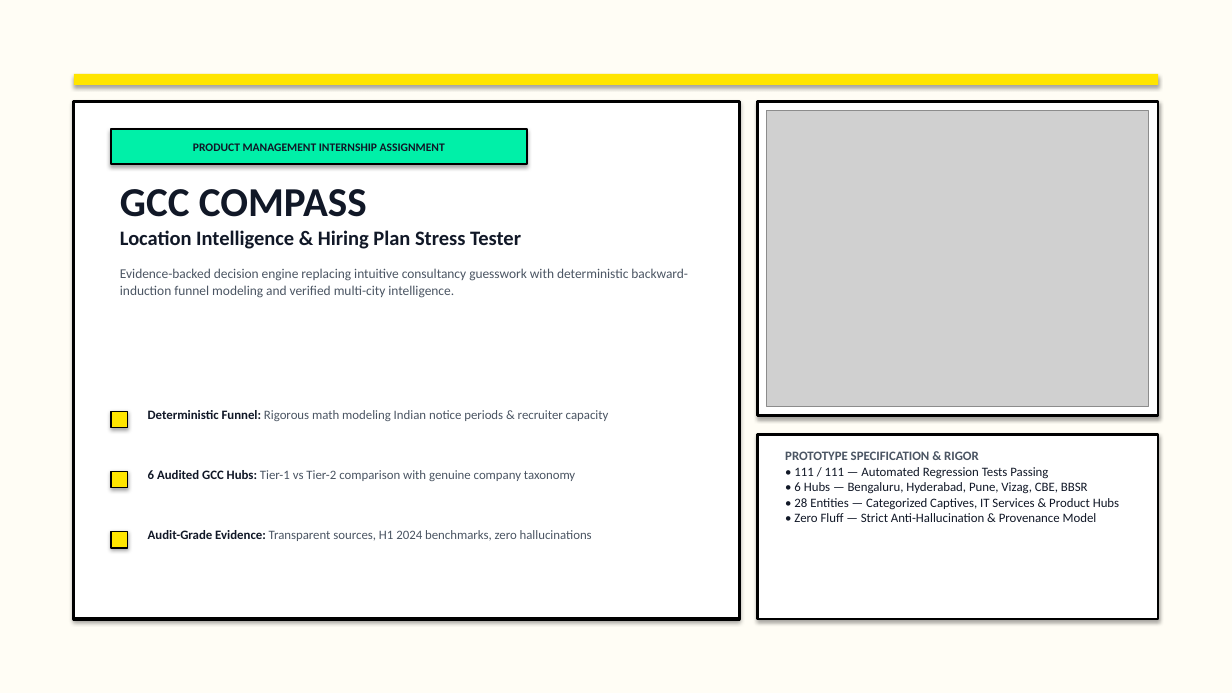
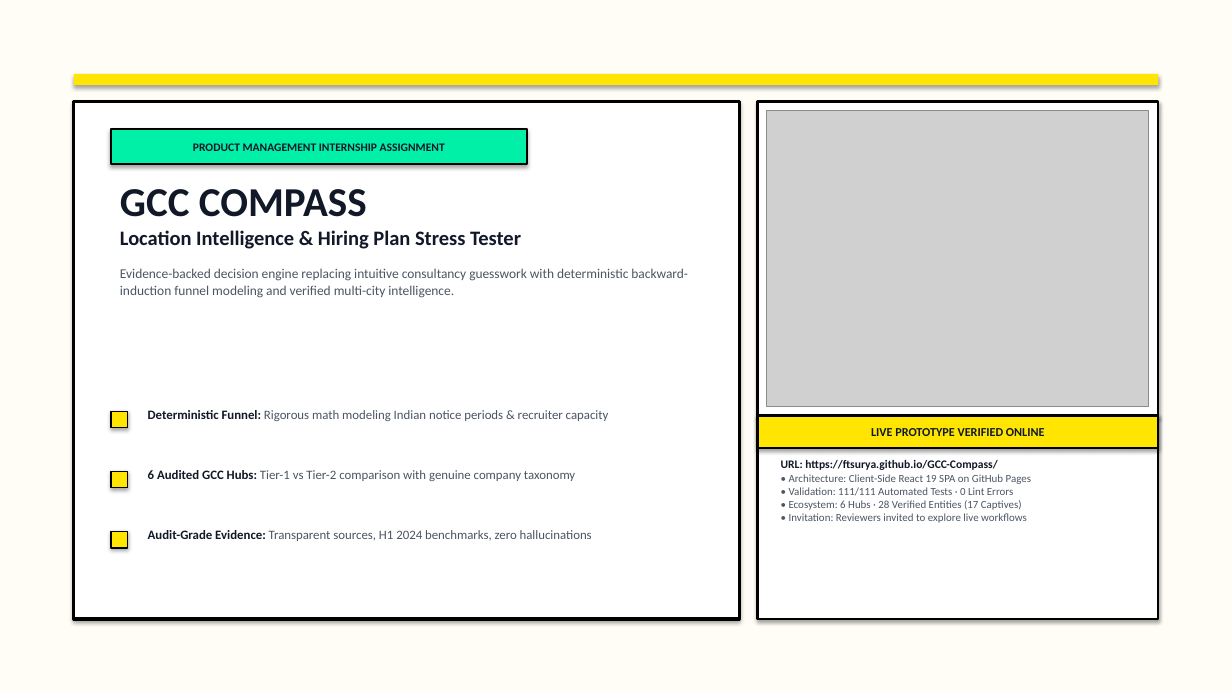
Before and after one commit to ftsurya/GCC-Compass, a slide deck: slide 1 of presentation/GCC_Compass_Product_Presentation.pptx. Drawn at 1232x693 pixels with LibreOffice and Linux fonts; fonts in the diff are those of the drawing; grey boxes stand for pictures. Boxes give left, top, right and bottom in pixels: in the first picture for what was removed or moved away, otherwise in the second. Text is boxed around its words. In the diff, an @@ line names an element or a change of style, - is before the commit and + after.

Commit message:
docs(presentation): update 10-slide deck with live GitHub Pages deployment and reviewer CTA

```diff
--- a/presentation/GCC_Compass_Product_Presentation.pptx
+++ b/presentation/GCC_Compass_Product_Presentation.pptx
@@ rectangle: place and size @@
-rectangle at [758,434,1158,619]
+rectangle at [758,416,1158,619]
@@ rectangle added at [758,416,1158,448], fill #FFE500, outline #000000 1.5 pt, 9.5 pt, text #111827, bold @@
+LIVE PROTOTYPE VERIFIED ONLINE
@@ text at [781,460,1031,523]: text changed; size 10 to 8.5 pt; text colour #111827 to #4B5563 @@
-PROTOTYPE SPECIFICATION & RIGOR
-• 111 / 111 — Automated Regression Tests Passing
-• 6 Hubs — Bengaluru, Hyderabad, Pune, Vizag, CBE, BBSR
-• 28 Entities — Categorized Captives, IT Services & Product Hubs
-• Zero Fluff — Strict Anti-Hallucination & Provenance Model
+URL: https://ftsurya.github.io/GCC-Compass/
+• Architecture: Client-Side React 19 SPA on GitHub Pages
+• Validation: 111/111 Automated Tests · 0 Lint Errors
+• Ecosystem: 6 Hubs · 28 Verified Entities (17 Captives)
+• Invitation: Reviewers invited to explore live workflows
```
Also in this commit, not shown: 2 other slides changed, 5 other files.
